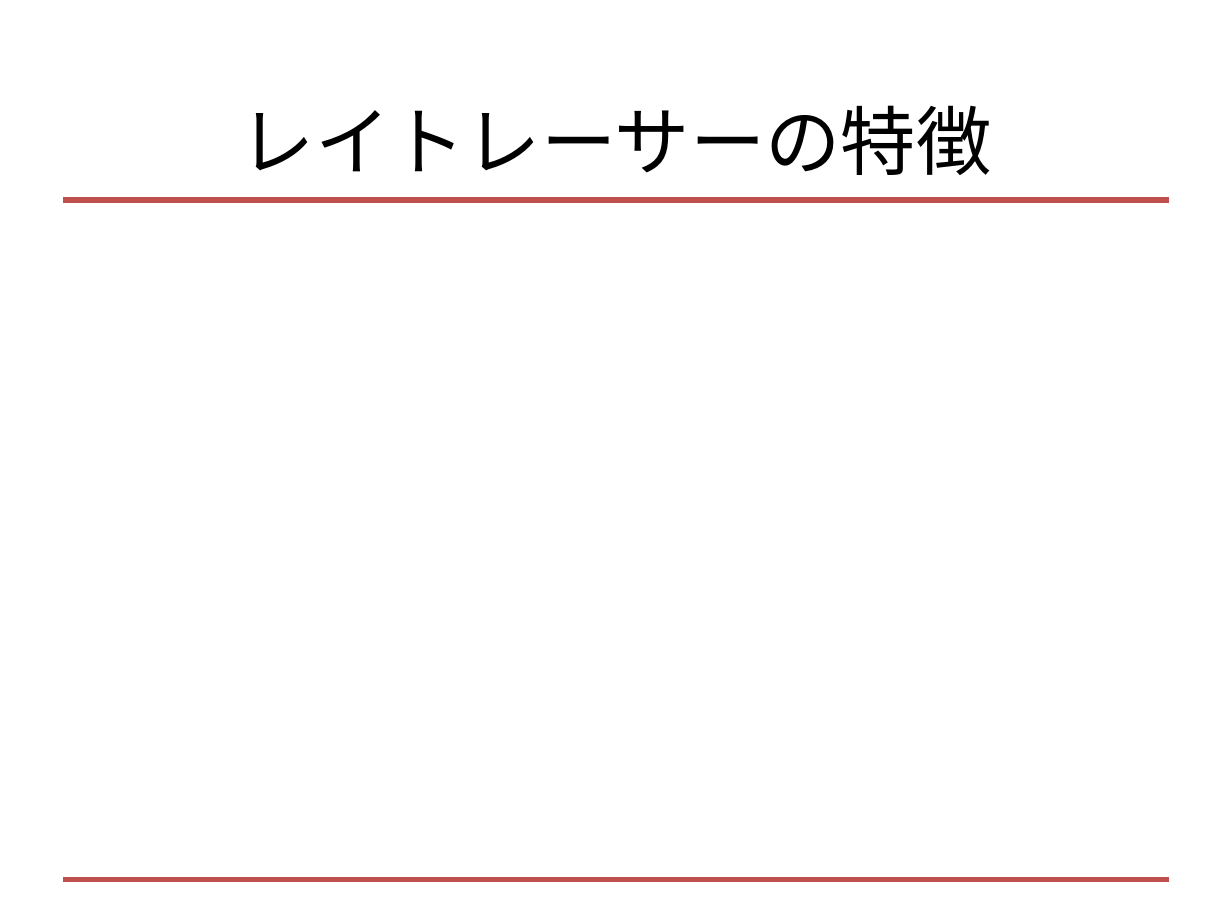
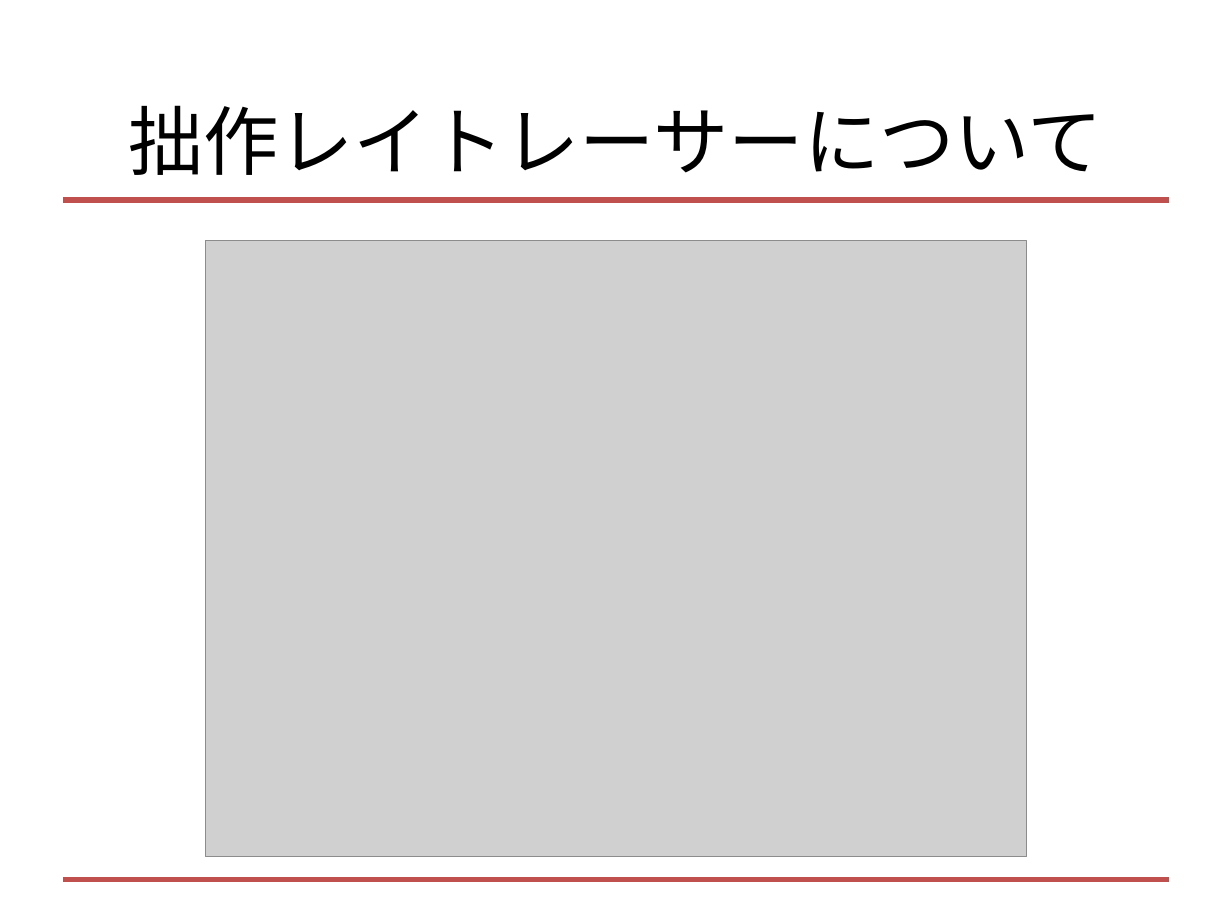
Before and after one commit to tek-nishi/SecondRayTrace, a slide deck: slide 13 of レイトレ合宿3!!!.pptx. Drawn at 1232x924 pixels with LibreOffice and Linux fonts; fonts in the diff are those of the drawing; grey boxes stand for pictures. Boxes give left, top, right and bottom in pixels: in the first picture for what was removed or moved away, otherwise in the second. Text is boxed around its words. In the diff, an @@ line names an element or a change of style, - is before the commit and + after.

```diff
--- a/レイトレ合宿3!!!.pptx
+++ b/レイトレ合宿3!!!.pptx
@@ title at box(128, 105, 1103, 175): text changed @@
-レイトレーサーの特徴
+拙作レイトレーサーについて
@@ picture added at box(206, 240, 1027, 856) @@
```
Also in this commit, not shown: 9 other slides changed.
